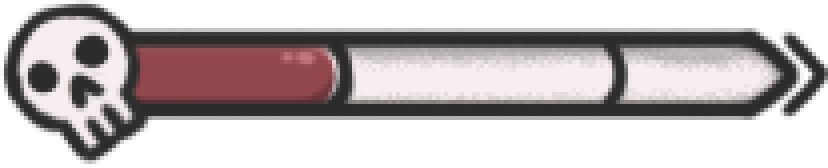
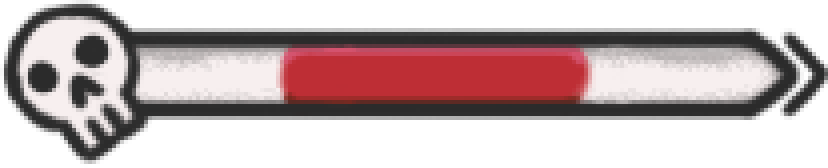
Two versions of the same layered image (828x168). Layer-by-layer changes:
painted on "Контур" over left=316, top=40, right=636, bottom=108
removed layer "Хп" over left=132, top=44, right=340, bottom=108
added layer "ХП" above "Фон" over left=276, top=44, right=596, bottom=108
